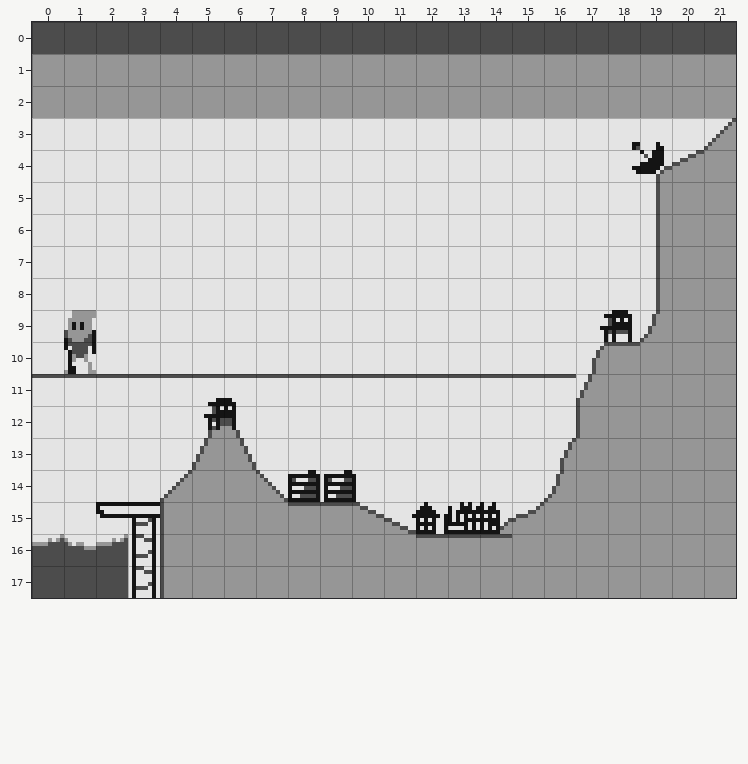
An edit to a level. Tiled map, src/res/map/e1m1.tmx. Above, as it was before the edit.
Cells are 8x8 px. Shown: x 0..21, y 0..17.
Now the later version:
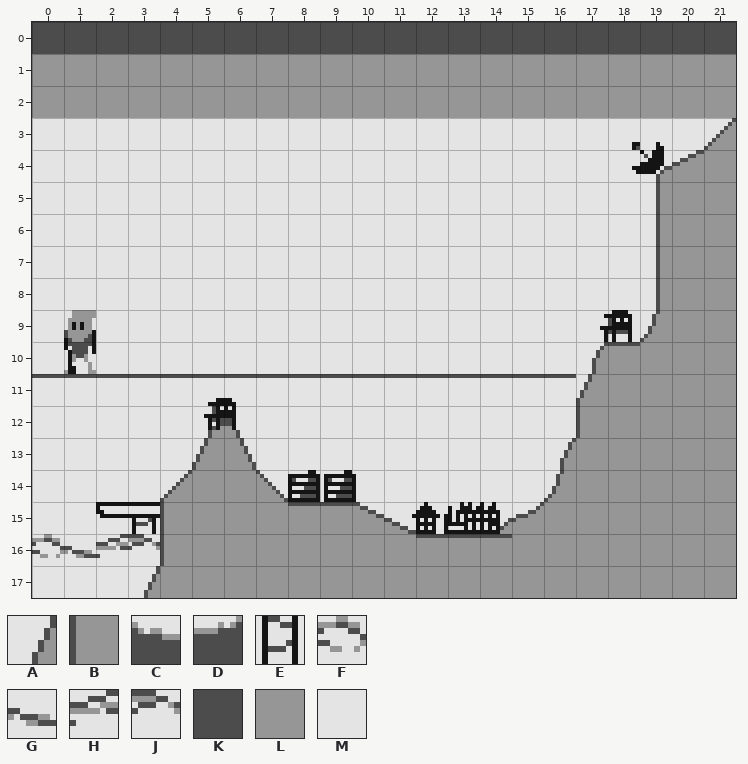
Key: from "terrain": A 8, B 23, C 38, D 39, E 56, F 99, G 100, H 113, J 114, K 125, L 126, M 127.
_ is an empty cell.
Author's note on the commit: e1m1: user newer water tiles
The exact change:
Layer "terrain":
y 16: x 0..3 DCDE -> FGHJ
y 17: x 0..4 KKKEB -> MMMAL
Boxes around the changes in both pictures, in picture pixels (x1, y1, x2, y2):
changed: (32, 534, 164, 598)
